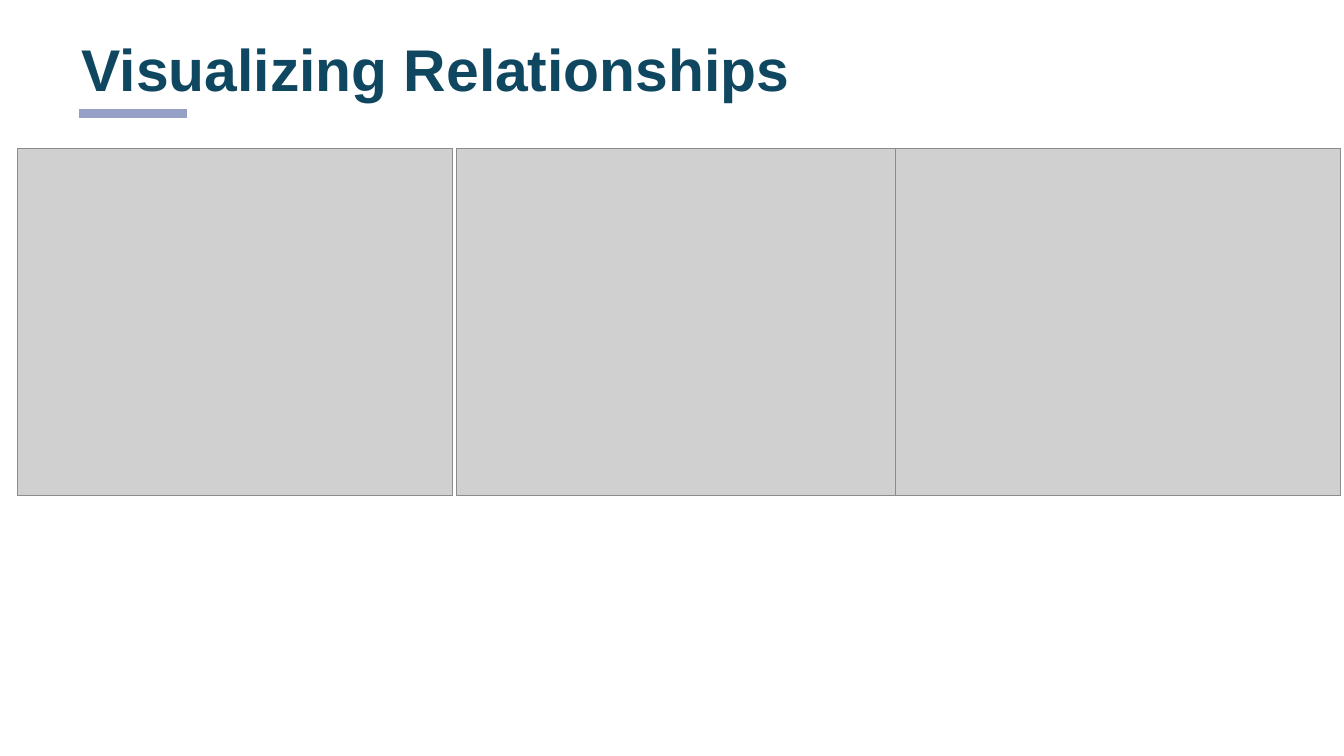
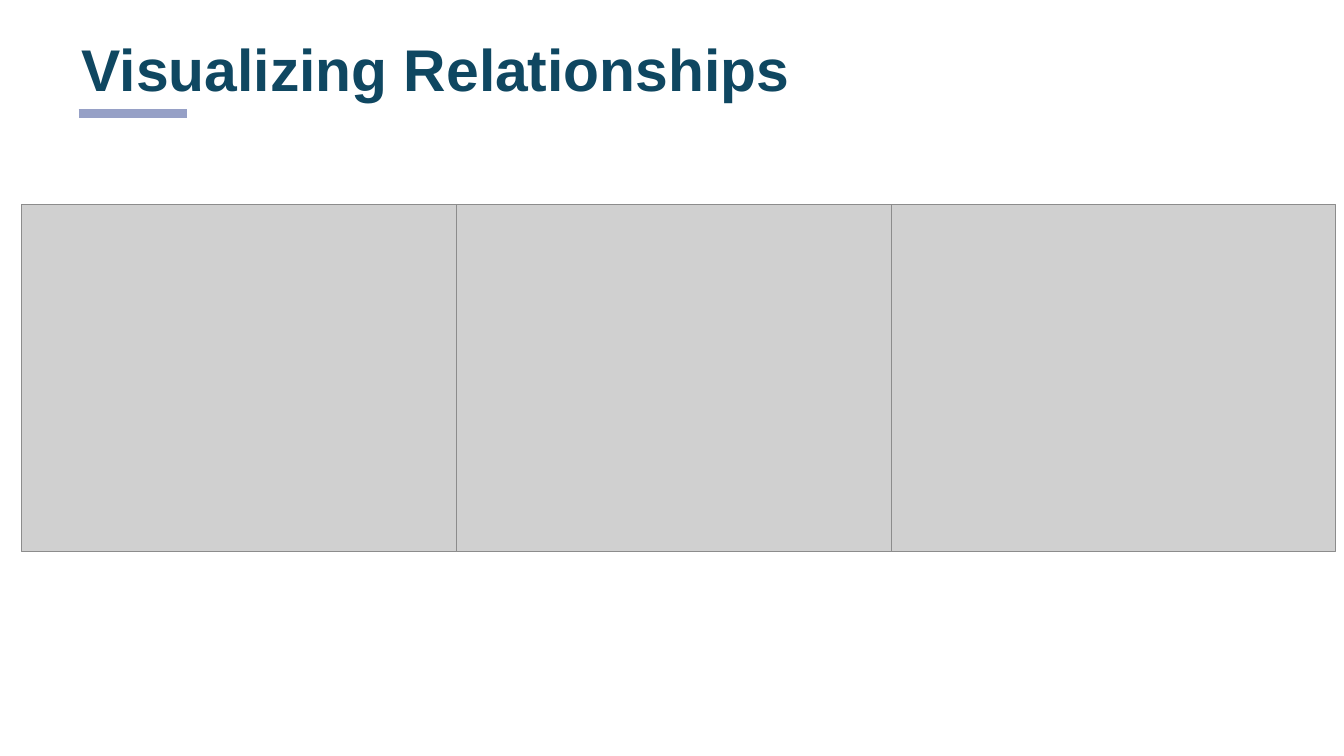
Before and after one commit to Elena-R-P/analytics, a slide deck: slide 4 of TechGear/TechGearCase.pptx (slide 3 before the commit). Drawn at 1344x756 pixels with LibreOffice and Linux fonts; fonts in the diff are those of the drawing; grey boxes stand for pictures. Boxes give left, top, right and bottom in pixels: in the first picture for what was removed or moved away, otherwise in the second. Text is boxed around its words. In the diff, an @@ line names an element or a change of style, - is before the commit and + after.

```diff
--- a/TechGear/TechGearCase.pptx
+++ b/TechGear/TechGearCase.pptx
@@ picture: place and size @@
-picture at <box>17,149,453,496</box>
+picture at <box>21,205,457,552</box>
@@ picture: place and size @@
-picture at <box>457,149,896,496</box>
+picture at <box>457,205,896,552</box>
@@ picture: place and size @@
-picture at <box>896,149,1341,496</box>
+picture at <box>892,205,1337,552</box>
```
Also in this commit, not shown: 5 other slides changed, 13 slides added, 33 other files.
